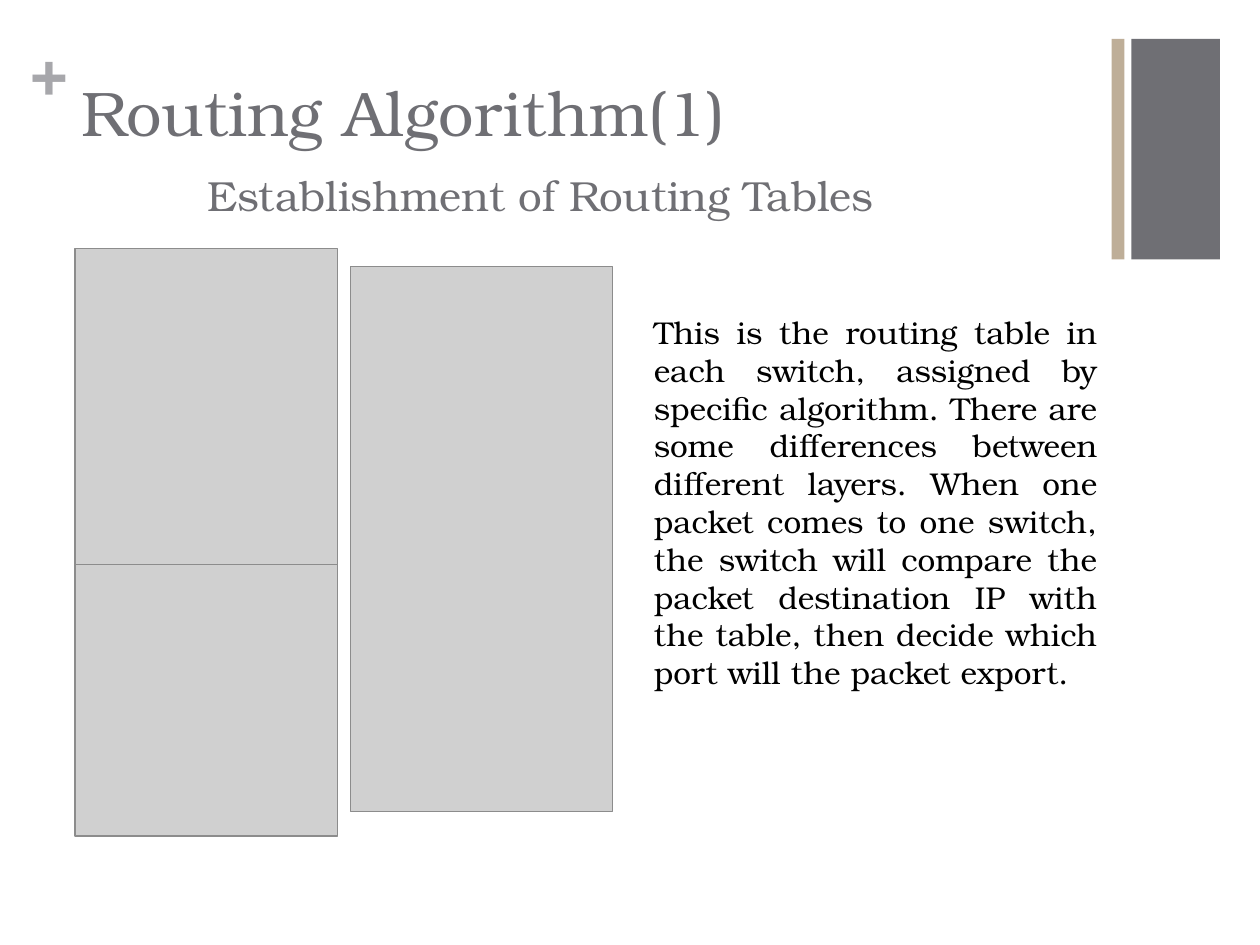
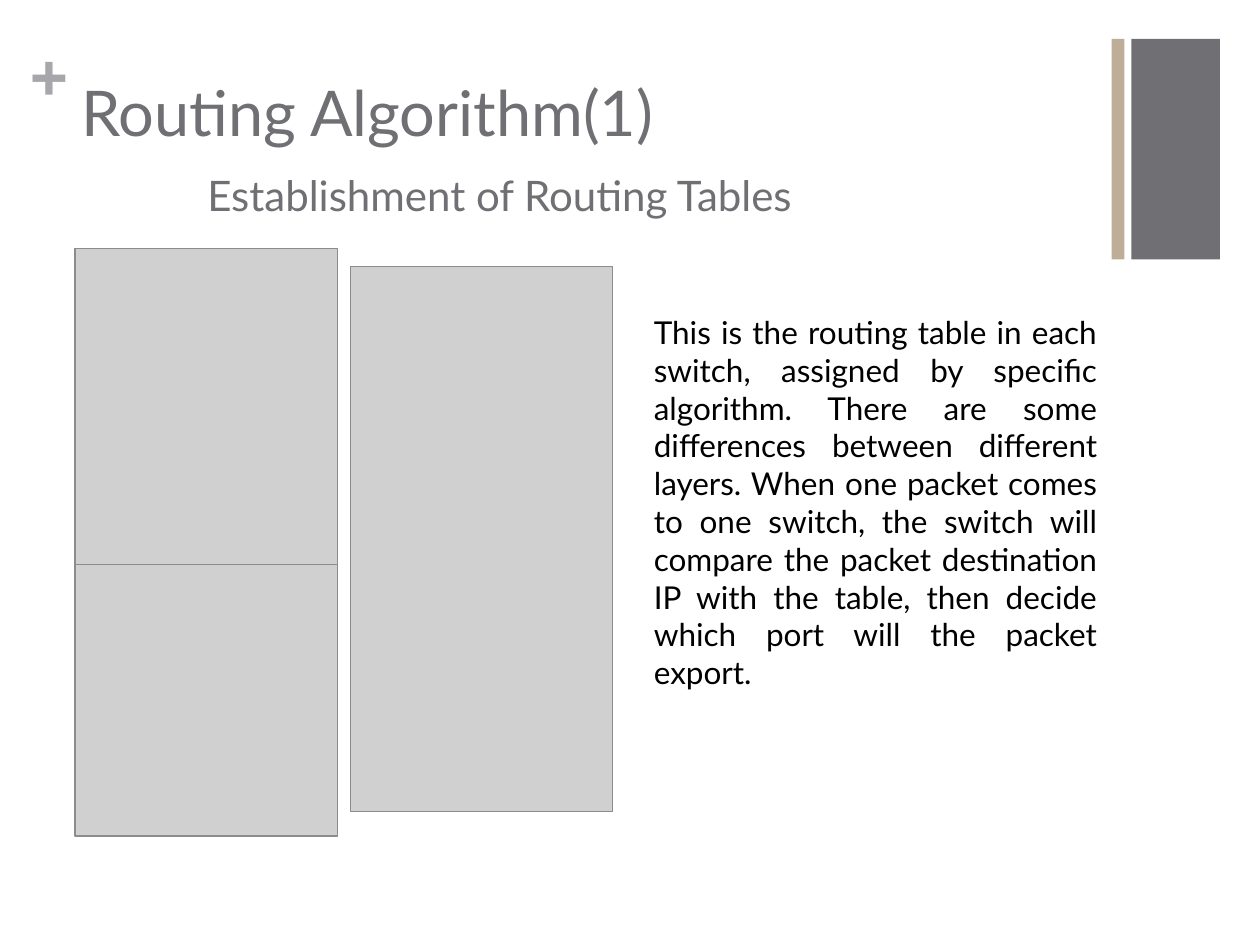
Before and after one commit to Fu-Yilei/Scalable-data-center-simulation, a slide deck: slide 5 of Presentation/presentation.pptx. Drawn at 1260x945 pixels with LibreOffice and Linux fonts; fonts in the diff are those of the drawing; grey boxes stand for pictures. Boxes give left, top, right and bottom in pixels: in the first picture for what was removed or moved away, otherwise in the second. Text is boxed around its words. In the diff, an @@ line names an element or a change of style, - is before the commit and + after.

```diff
--- a/Presentation/presentation.pptx
+++ b/Presentation/presentation.pptx
@@ title "Routing Algorithm(1) Establishment of Routing ..." at (x1=81, y1=87, x2=792, y2=219): font TeX Gyre Bonum to Lato @@
@@ text "This is the routing table ..." at (x1=654, y1=320, x2=1097, y2=690): font TeX Gyre Bonum to Lato @@
```
Also in this commit, not shown: 9 other slides changed, 1 slide added, 8 other files.
